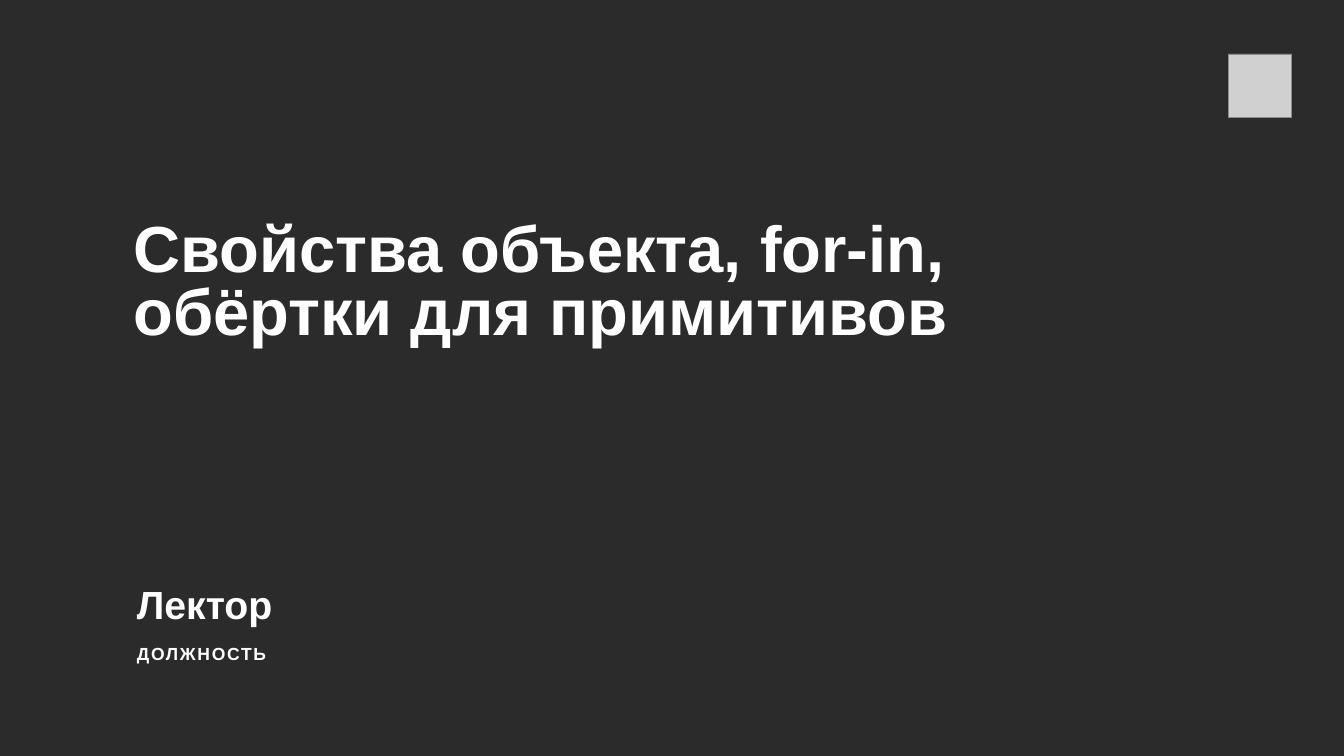
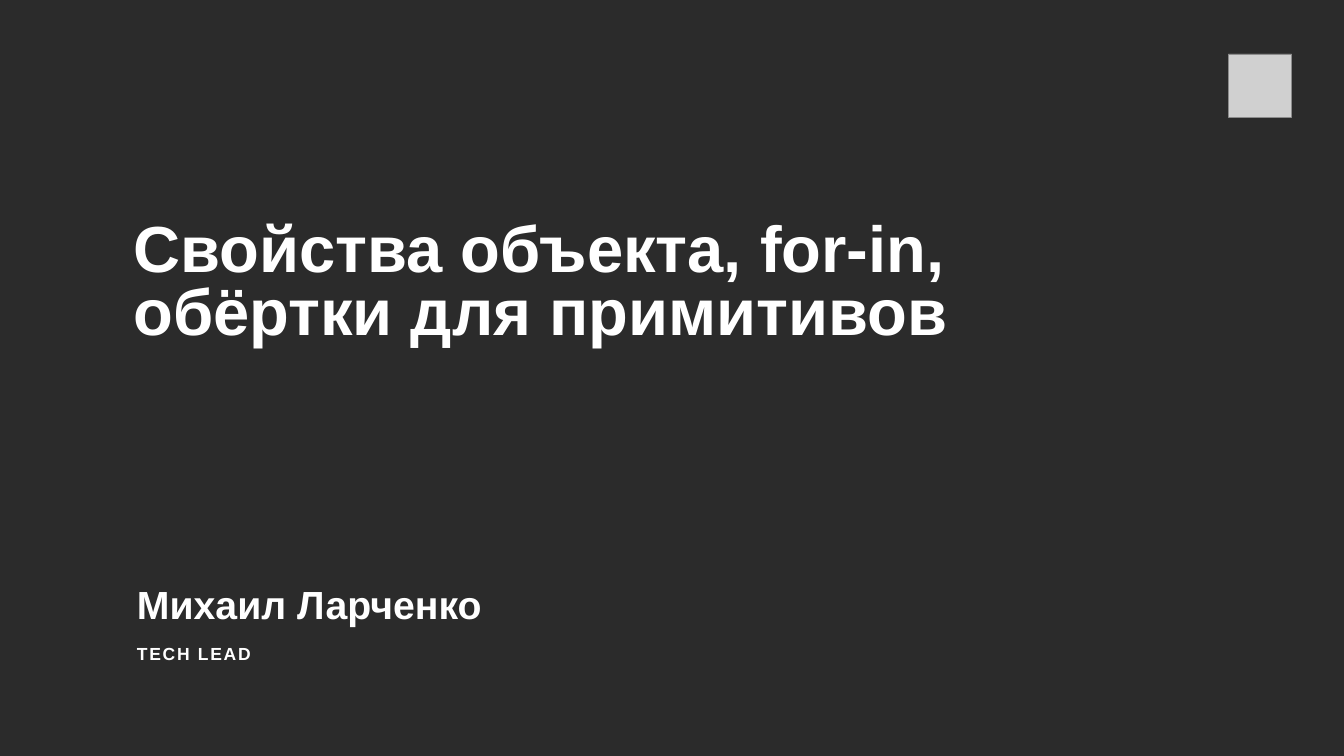
Before and after one commit to dustyo-O/netology-ajs7-ci2, a slide deck: slide 1 of power-point/3-object-props.pptx. Drawn at 1344x756 pixels with LibreOffice and Linux fonts; fonts in the diff are those of the drawing; grey boxes stand for pictures; background and template pictures are left out; a plain dark background stands for a picture behind light text. Boxes give left, top, right and bottom in pixels: in the first picture for what was removed or moved away, otherwise in the second. Text is boxed around its words. In the diff, an @@ line names an element or a change of style, - is before the commit and + after.

Commit message:
Добавляет лектора в 5-ю лекцию и pdf

```diff
--- a/power-point/3-object-props.pptx
+++ b/power-point/3-object-props.pptx
@@ text at (137, 592, 481, 627): text changed @@
-Лектор
+Михаил Ларченко
@@ text at (137, 648, 251, 660): text changed @@
-ДОЛЖНОСТЬ
+TECH LEAD
```
Also in this commit, not shown: 1 other slide changed, 1 slide added, 1 slide removed, 3 other files.
